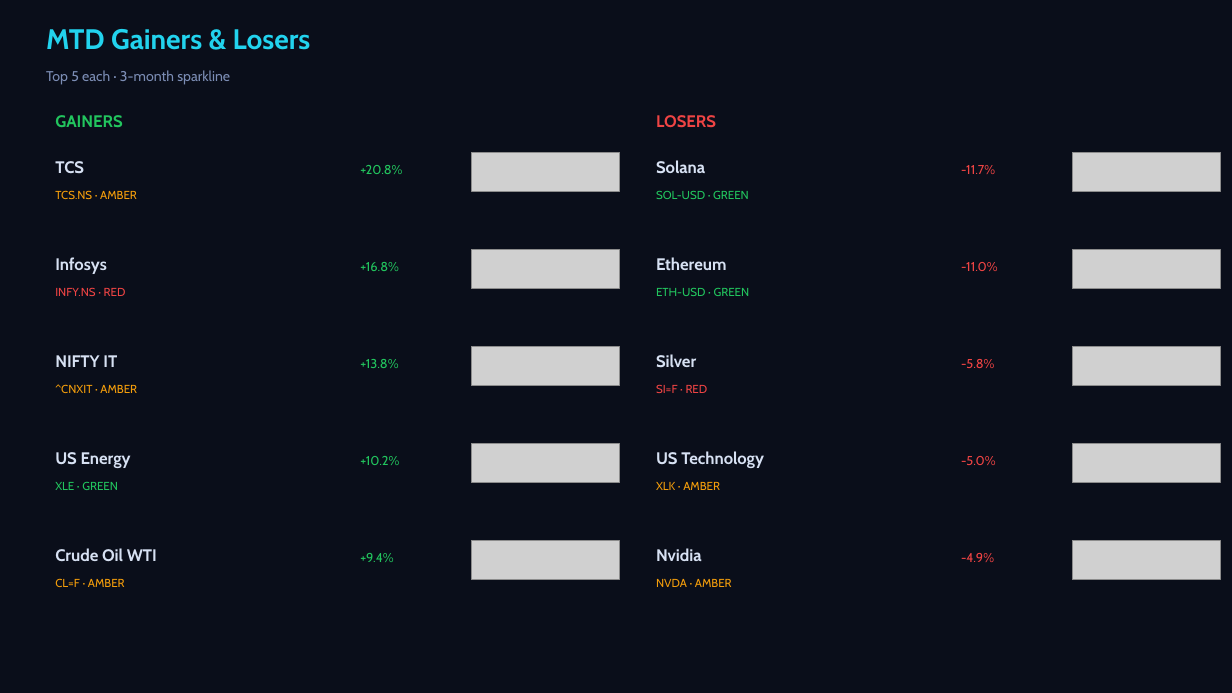
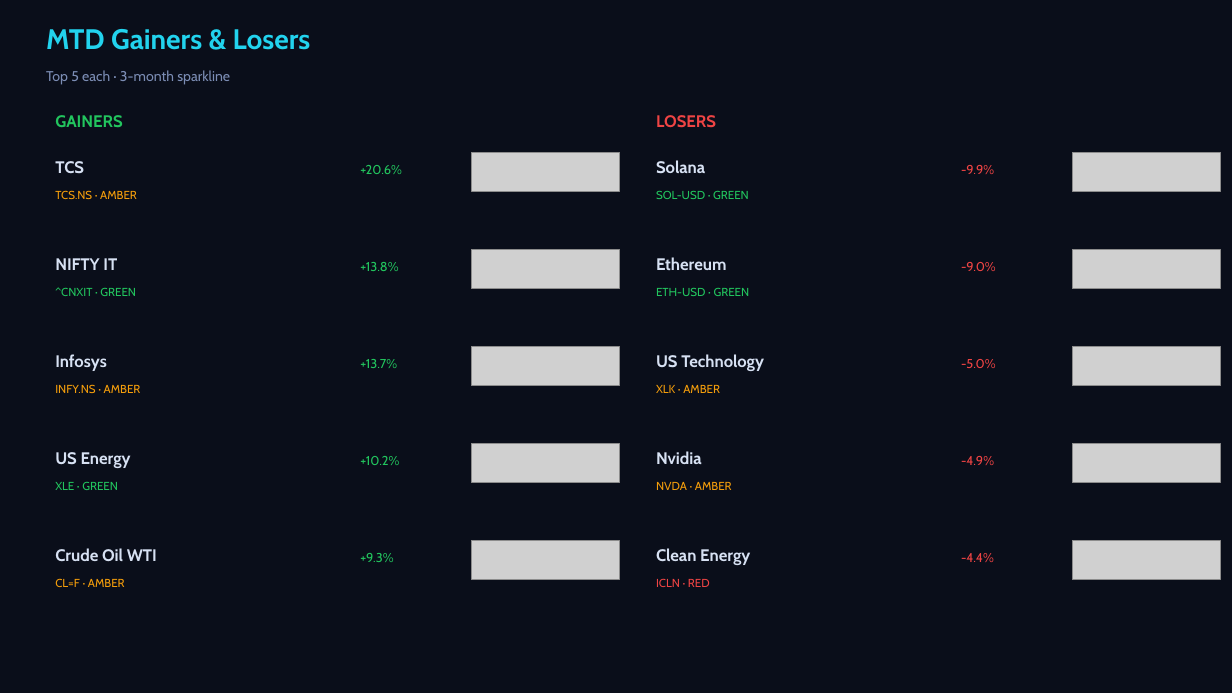
Before and after one commit to Pravkum23/pmr-terminal, a slide deck: slide 2 of docs/pmr_daily.pptx. Drawn at 1232x693 pixels with LibreOffice and Linux fonts; fonts in the diff are those of the drawing; grey boxes stand for pictures. Boxes give left, top, right and bottom in pixels: in the first picture for what was removed or moved away, otherwise in the second. Text is boxed around its words. In the diff, an @@ line names an element or a change of style, - is before the commit and + after.

```diff
--- a/docs/pmr_daily.pptx
+++ b/docs/pmr_daily.pptx
@@ text at <box>360,165,402,174</box>: text changed @@
-+20.8%
++20.6%
@@ text at <box>961,165,994,174</box>: text changed @@
--11.7%
+-9.9%
@@ text at <box>360,262,398,271</box>: text changed @@
-+16.8%
++13.8%
@@ text at <box>961,262,996,271</box>: text changed @@
--11.0%
+-9.0%
@@ text at <box>55,287,136,296</box>: text changed; text colour #EF4444 to #22C55E @@
-INFY.NS · RED
+^CNXIT · GREEN
@@ text "Infosys": place and size @@
-text "Infosys" at <box>55,257,107,274</box>
+text "Infosys" at <box>55,354,107,371</box>
@@ text at <box>360,359,397,368</box>: text changed @@
-+13.8%
++13.7%
@@ text removed at <box>656,354,696,368</box> @@
-Silver
@@ text at <box>961,359,996,368</box>: text changed @@
--5.8%
+-5.0%
@@ text at <box>55,384,141,393</box>: text changed @@
-^CNXIT · AMBER
+INFY.NS · AMBER
@@ text at <box>656,385,720,393</box>: text changed; text colour #EF4444 to #F59E0B @@
-SI=F · RED
+XLK · AMBER
@@ 3 texts: place and size @@
-3 texts at <box>55,355,764,561</box>
+3 texts at <box>55,258,764,464</box>
@@ text at <box>961,456,994,465</box>: text changed @@
--5.0%
+-4.9%
@@ text at <box>656,482,732,490</box>: text changed @@
-XLK · AMBER
+NVDA · AMBER
@@ text at <box>360,553,393,562</box>: text changed @@
-+9.4%
++9.3%
@@ text added at <box>656,548,750,565</box>, 13 pt, text #D7E1F3, bold @@
+Clean Energy
@@ text at <box>961,553,994,562</box>: text changed @@
--4.9%
+-4.4%
@@ text at <box>656,578,710,587</box>: text changed; text colour #F59E0B to #EF4444 @@
-NVDA · AMBER
+ICLN · RED
```
Also in this commit, not shown: 3 other slides changed, 2 other files.
